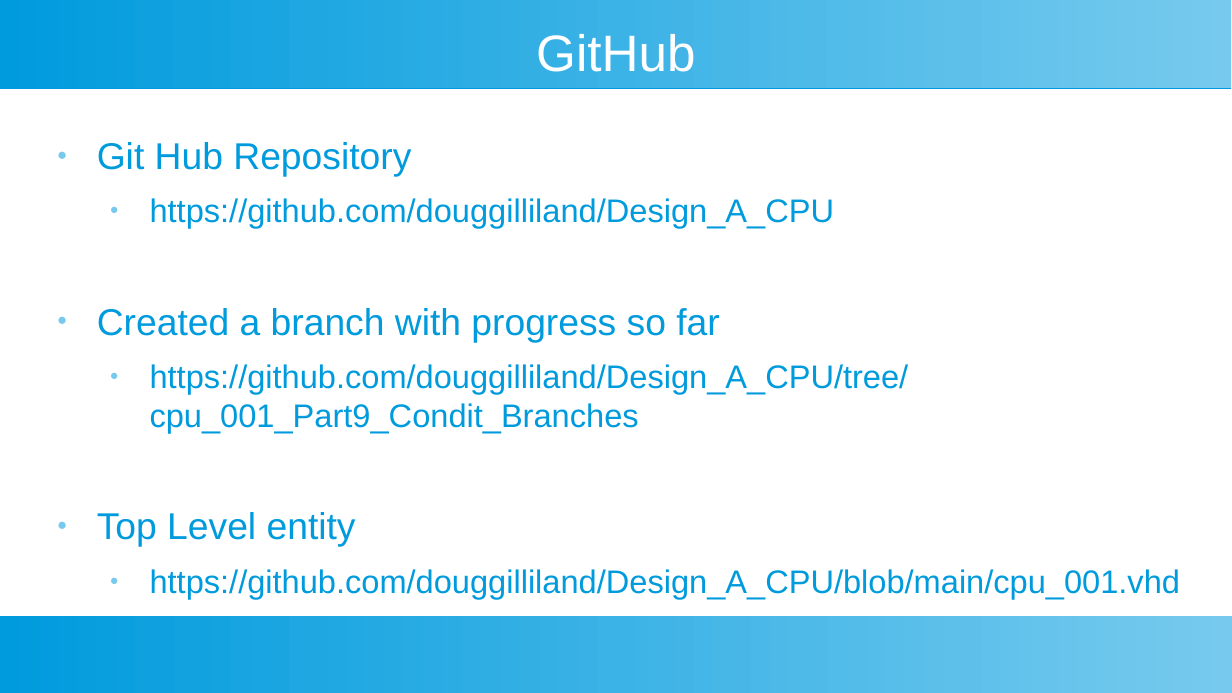
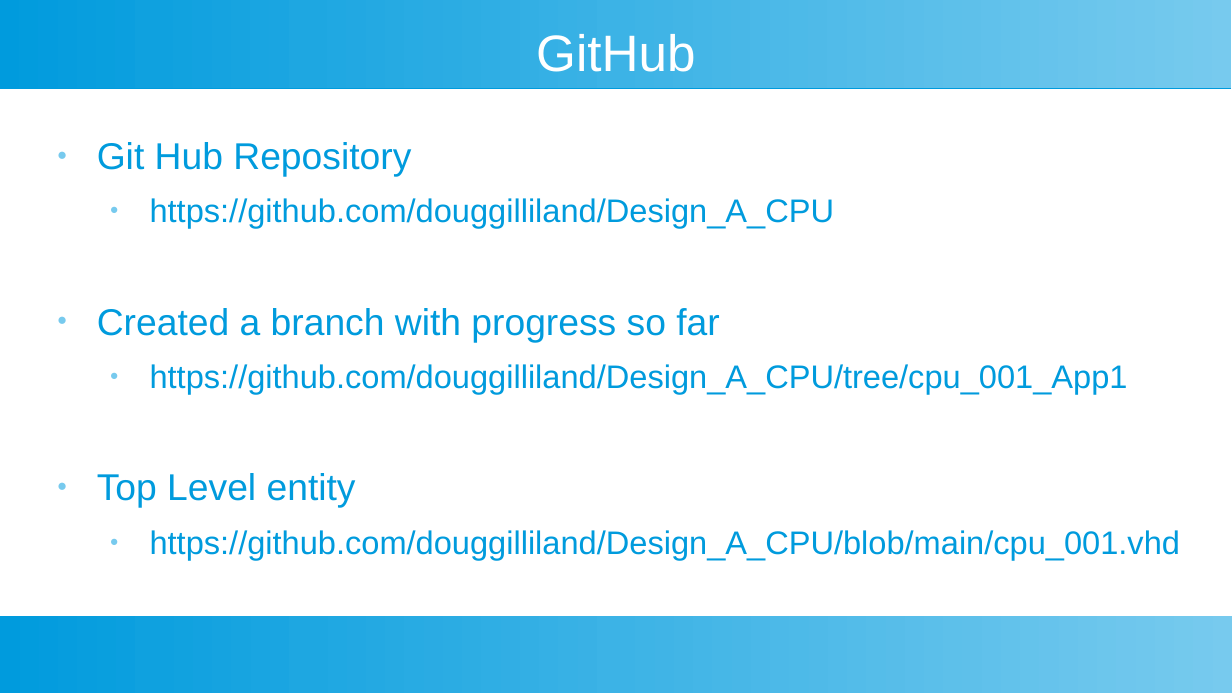
Before and after one commit to douggilliland/Design_A_CPU, a slide deck: slide 15 of Docs/DIY-FPGA-Computer-A1_New_Opcodes_Design.odp. Drawn at 1232x693 pixels with LibreOffice and Linux fonts; fonts in the diff are those of the drawing. Boxes give left, top, right and bottom in pixels: in the first picture for what was removed or moved away, otherwise in the second. Text is boxed around its words. In the diff, an @@ line names an element or a change of style, - is before the commit and + after.

```diff
--- a/Docs/DIY-FPGA-Computer-A1_New_Opcodes_Design.odp
+++ b/Docs/DIY-FPGA-Computer-A1_New_Opcodes_Design.odp
@@ text at (x1=150, y1=198, x2=1128, y2=394): text changed @@
-  ● https://github.com/douggilliland/Design_A_CPU/tree/cpu_001_Part9_Condit_Branches
+  ● https://github.com/douggilliland/Design_A_CPU/tree/cpu_001_App1
```
Also in this commit, not shown: 3 other slides changed.
